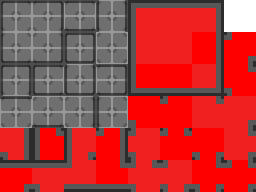
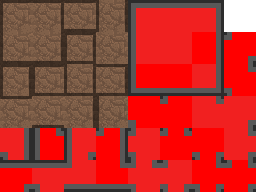
Layers edited between the first and the second w=256, h=192 image:
hid "grey linoleum" over (0, 0, 128, 128)
added layer "dirt floor" above "white linoleum" over (0, 0, 128, 128)
hid "white linoleum" over (0, 0, 128, 128)
